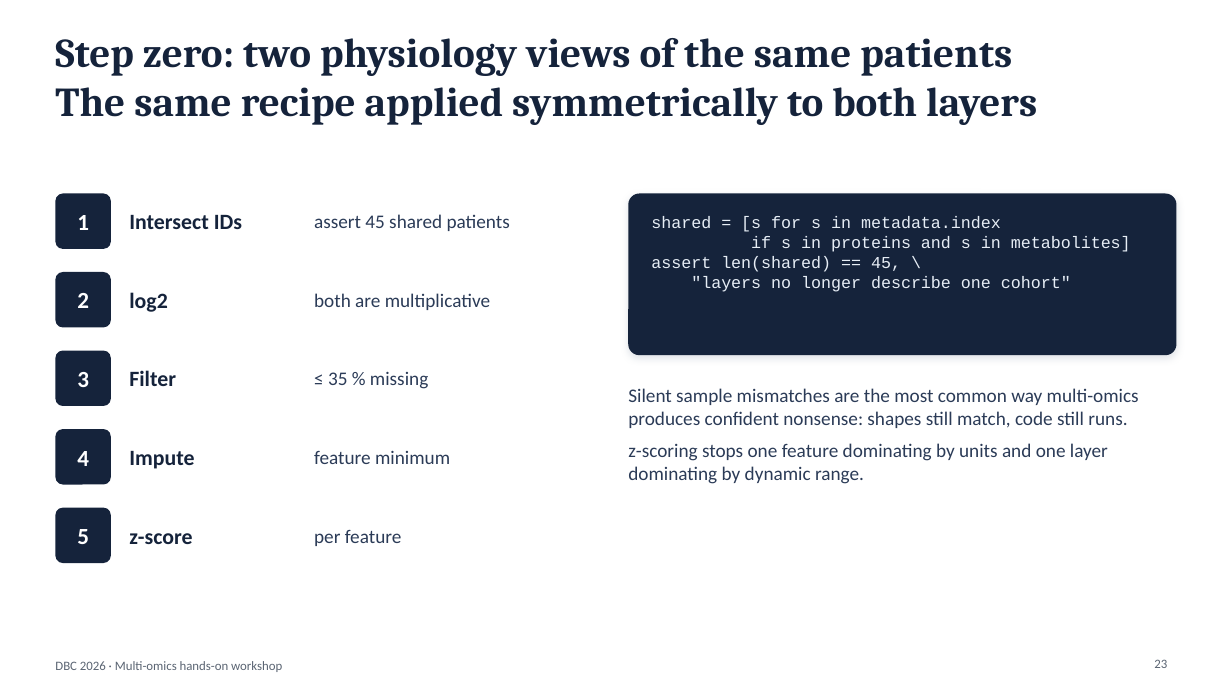
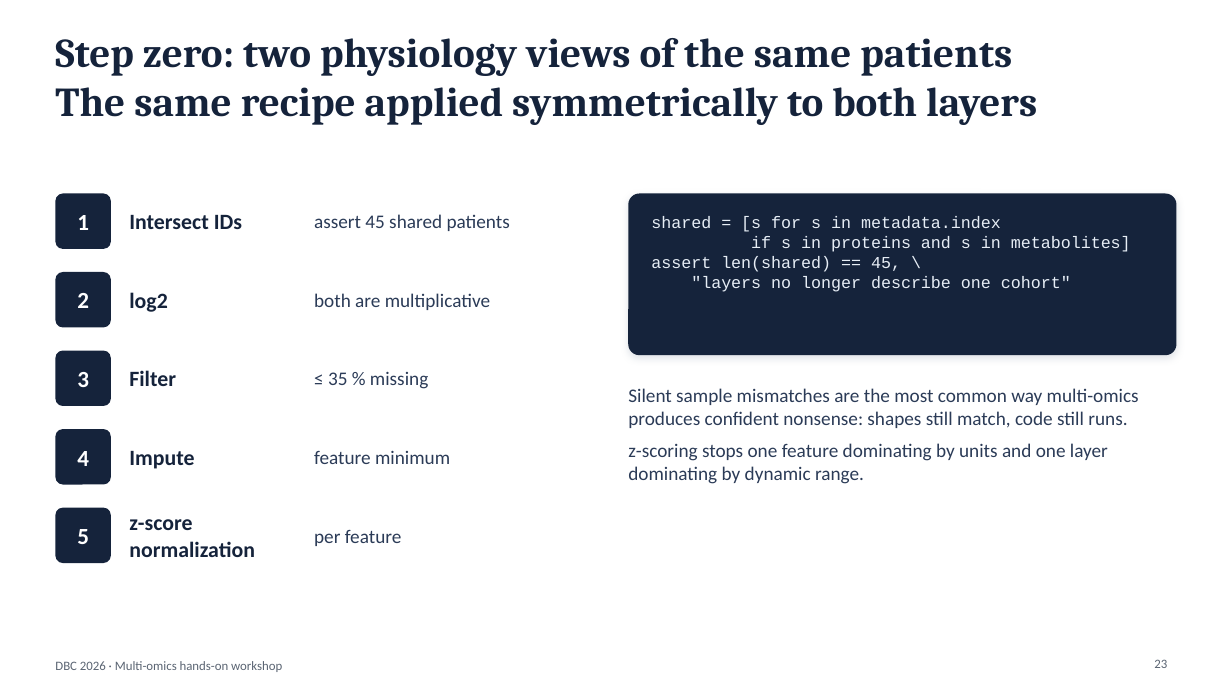
Before and after one commit to biosustain/dsp_multiomics_workshop, a slide deck: slide 23 of slides/01_workshop_introduction.pptx. Drawn at 1232x693 pixels with LibreOffice and Linux fonts; fonts in the diff are those of the drawing. Boxes give left, top, right and bottom in pixels: in the first picture for what was removed or moved away, otherwise in the second. Text is boxed around its words. In the diff, an @@ line names an element or a change of style, - is before the commit and + after.

```diff
--- a/slides/01_workshop_introduction.pptx
+++ b/slides/01_workshop_introduction.pptx
@@ text at <box>129,519,255,557</box>: text changed @@
-z-score
+z-score normalization
```
Also in this commit, not shown: 10 other slides changed.
